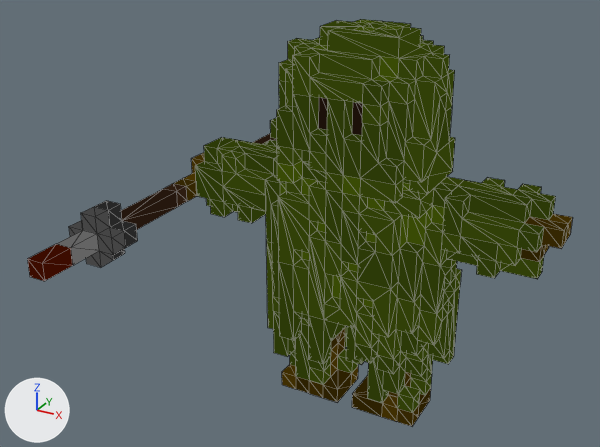
One commit to the glTF model Blender_Assets/Chum_Exports/chum3.glb: the scene before it, then after it.
Before and after are seen from a 50 mm lens placed at (1.83, -4.06, 3.12), pointed at (-0.29, -0.21, 1.2). Lighting does not change. The marker at lower left points along +X, +Y and +Z. Mesh edges are drawn as thin lines. Vertices at the same position are counted once.

Names of what the first picture shows: 'Untitled'.
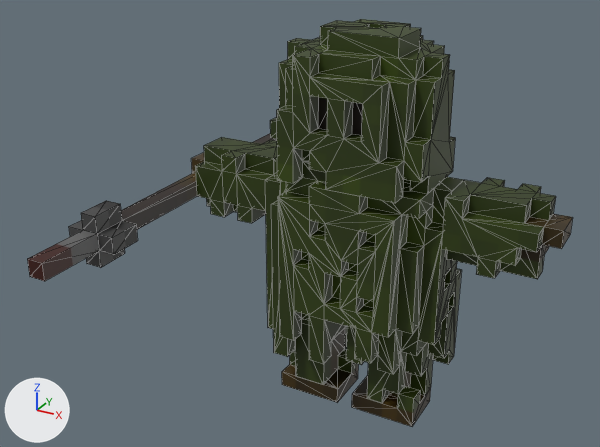
The newer file is also turned or shifted as a whole; pictures and numbers use the older file's frame.

What changed in the scene script:
```text
Add img_chum_3_detach_color:
    img_chum_3_detach_color = load_image('chum_3_detach_Color', '_unpacked/chum_3_detach_Color', 51, 51, 'sRGB')
Add mat_chum_3_detach_material:
    mat_chum_3_detach_material = bpy.data.materials.new('chum_3_detach_Material')
    # uses the picture img_chum_3_detach_color
Change me_untitled:
    used by ob_untitled; location = (0.0, 0.0, 0.0)
    remove me_untitled.from_pydata(...)  # 1291 vertices, 2574 faces; spans x -1.25..1.15, y -1.45..1.25, z 0.0..2.3
    add me_untitled.from_pydata(...)  # 880 vertices, 1811 faces; spans x -1.25..1.15, y -1.45..1.25, z 0.0..2.3
    me_untitled part 1: 395 vertices removed from x -1.15..1.15, y -0.35..0.65, z 0.0..2.3
    me_untitled part 2: 16 vertices removed from x -1.25..-0.95, y -1.25..-0.95, z 1.1..1.4
    me_untitled part 3: 236 faces spanning x -1.05..1.15, y -0.35..0.45, z 0.0..2.3 switch from mat_palette to mat_chum_3_detach_material
    me_untitled part 4: the surface is now shaded flat
```

Changed parts and their boxes [x1, y1, x2, y2] in the pictures (600 x 447 px):
part 1 of me_untitled, deleted (green)
    before: [121, 19, 573, 426]
part 2 of me_untitled, deleted
    before: [28, 201, 138, 281]
part 3 of me_untitled, recoloured
    both: [195, 27, 541, 403]
